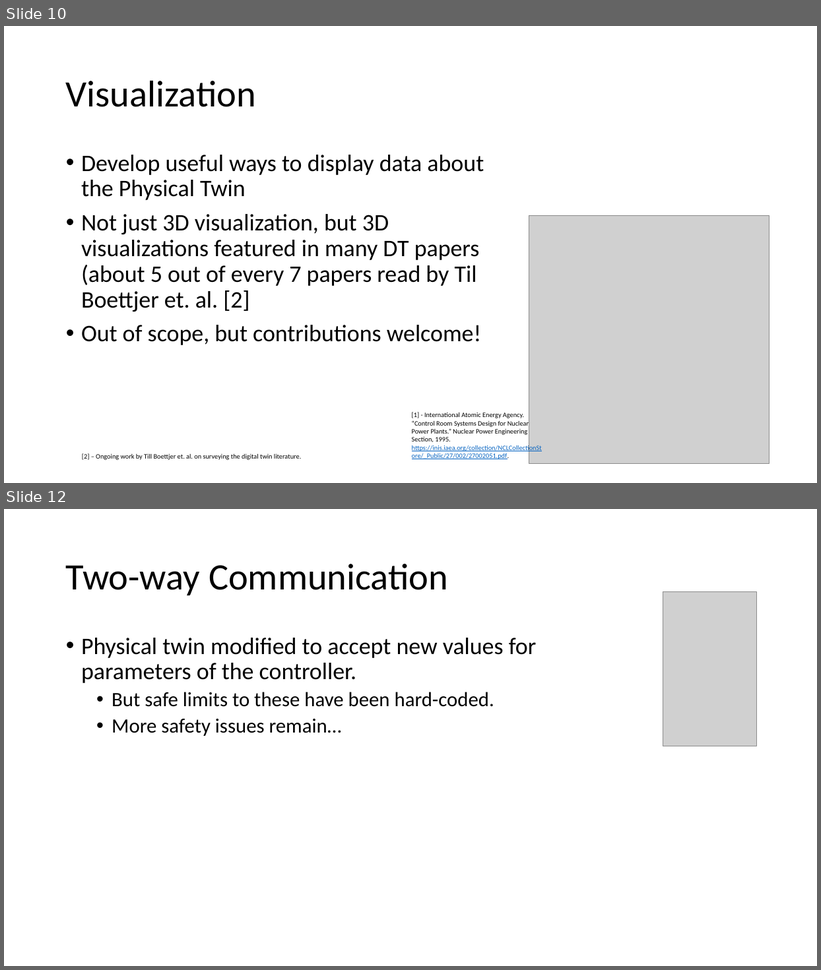
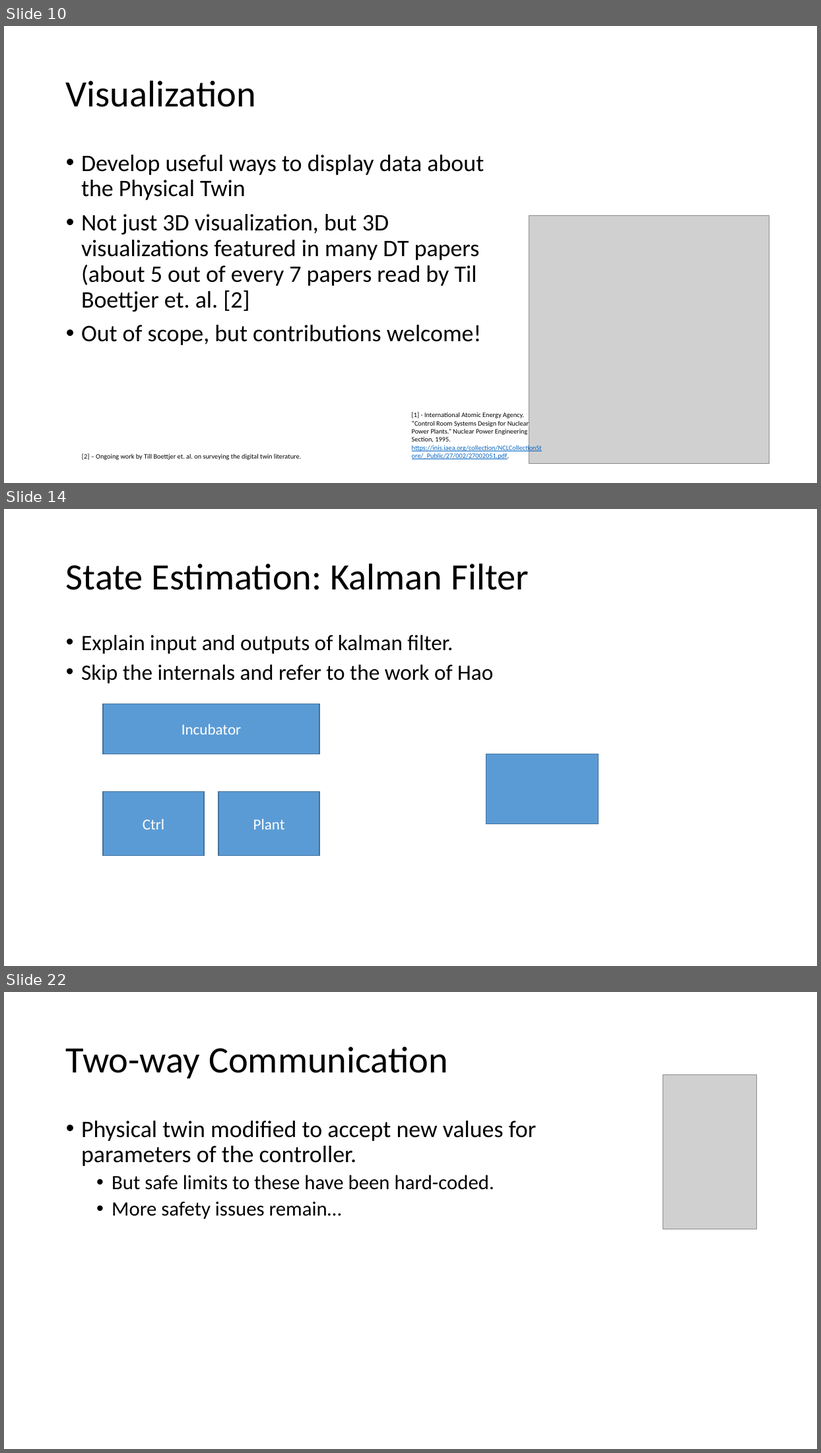
Before and after one commit to INTO-CPS-Association/example_digital-twin_incubator, a slide deck: notes/presentations/DigitLunch_17_December.pptx. Shown one above the other, each under a label of ours: slides 10 and 12 before the commit, slides 10, 14 and 22 after it; the slides between them are not shown. The pictures are 821x970 and 821x1453 pixels, drawn with LibreOffice and Linux fonts; fonts in the diff are those of the drawing; grey boxes stand for pictures. Boxes give left, top, right and bottom in pixels: in the first picture for what was removed or moved away, otherwise in the second. Text is boxed around its words. In the diff, an @@ line names an element or a change of style, - is before the commit and + after.

```diff
--- a/notes/presentations/DigitLunch_17_December.pptx
+++ b/notes/presentations/DigitLunch_17_December.pptx
@@ slide 14 added at (4, 509, 817, 966), background #FFFFFF @@
@@ title added at (66, 563, 529, 590), 44 pt, text #000000 @@
+State Estimation: Kalman Filter
@@ text added at (81, 635, 493, 684), 25.9 pt, text #000000 @@
+• Explain input and outputs of kalman filter.
+• Skip the internals and refer to the work of Hao
@@ rectangle added at (103, 704, 319, 755), fill #5B9BD5, outline #43739E 1 pt, 18 pt, text #FFFFFF @@
+Incubator
@@ rectangle added at (486, 755, 598, 824), fill #5B9BD5, outline #43739E 1 pt @@
@@ rectangle added at (103, 792, 204, 856), fill #5B9BD5, outline #43739E 1 pt, 18 pt, text #FFFFFF @@
+Ctrl
@@ rectangle added at (218, 792, 320, 856), fill #5B9BD5, outline #43739E 1 pt, 18 pt, text #FFFFFF @@
+Plant
@@ what was slide 12 is now slide 22 @@
```
Also in this commit, not shown: 3 slides changed, 11 other slides added, 2 other files.
